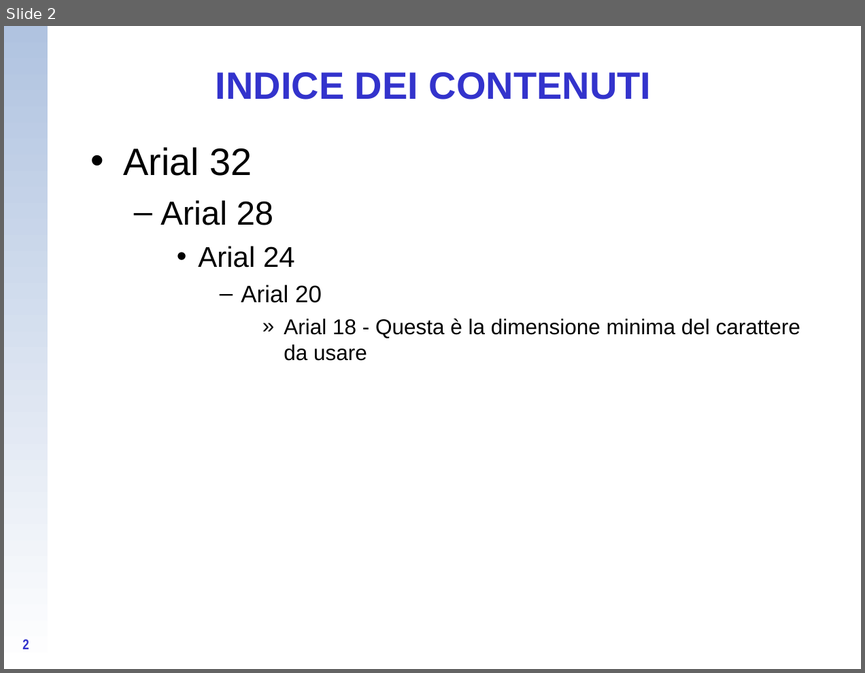
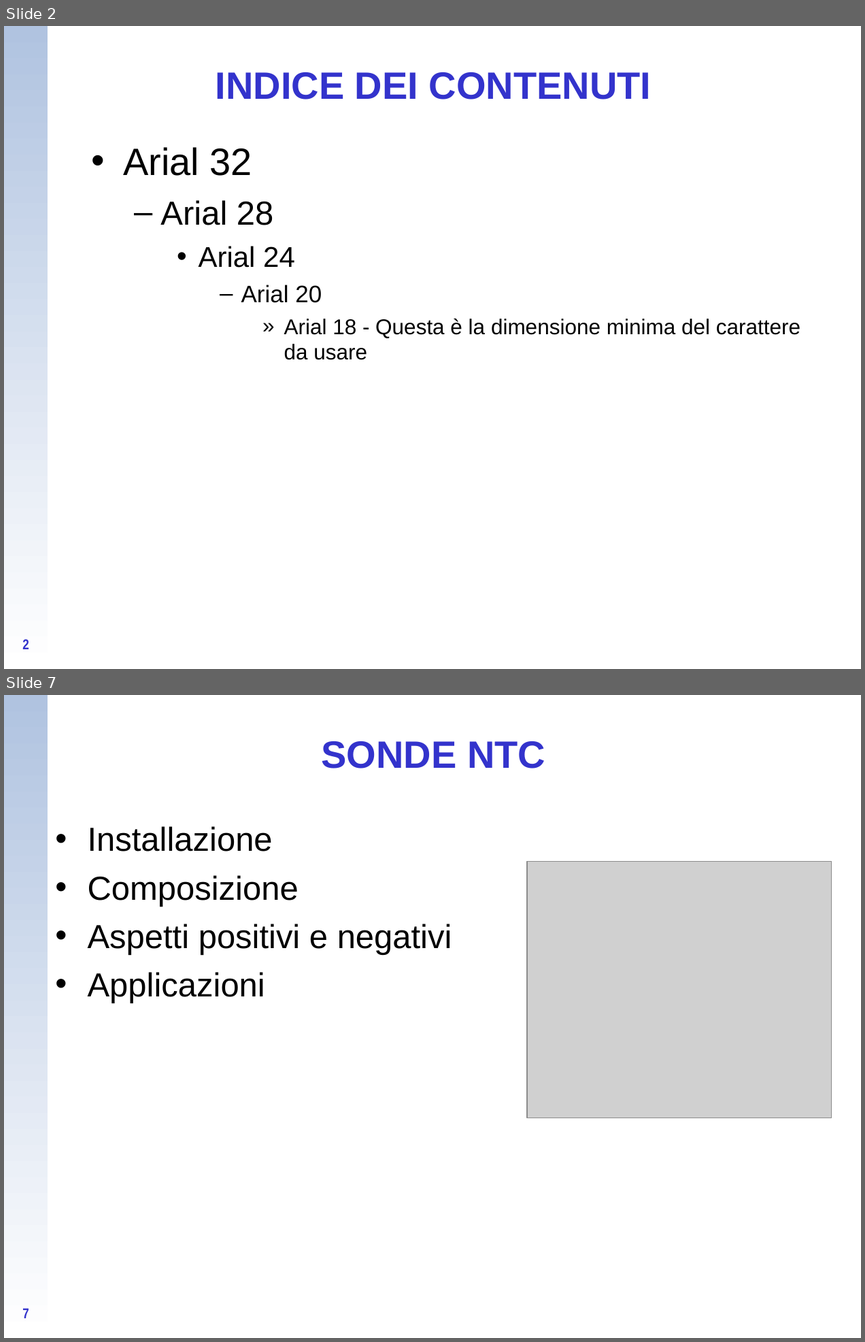
Before and after one commit to CampelloManuel/progetto-esame, a slide deck: tesina/Presentazione_tipo_Energia (te ne ho salvata una copia fusco, sei libero di usarla).ppt. Shown one above the other, each under a label of ours: slide 2 before the commit, slides 2 and 7 after it; the slides between them are not shown. The pictures are 865x673 and 865x1342 pixels, drawn with LibreOffice and Linux fonts; fonts in the diff are those of the drawing; grey boxes stand for pictures; background and template pictures are left out. Boxes give left, top, right and bottom in pixels: in the first picture for what was removed or moved away, otherwise in the second. Text is boxed around its words. In the diff, an @@ line names an element or a change of style, - is before the commit and + after.

```diff
--- a/tesina/Presentazione_tipo_Energia (te ne ho salvata una copia fusco, sei libero di usarla).ppt
+++ b/tesina/Presentazione_tipo_Energia (te ne ho salvata una copia fusco, sei libero di usarla).ppt
@@ slide 7 added at box(4, 695, 861, 1338), background picture (left out); not listed: 1 template element that a slide beside it also shows @@
@@ title added at box(321, 741, 545, 768), 32 pt, text #3333CC, bold @@
+SONDE NTC
@@ text added at box(88, 826, 452, 1003), 28 pt, text #000000 @@
+• Installazione
+• Composizione
+• Aspetti positivi e negativi
+• Applicazioni
@@ picture added at box(527, 861, 832, 1117) @@
@@ page number added at box(22, 1308, 29, 1318), 12 pt, text #3333CC, bold @@
+7
```
Also in this commit, not shown: 1 slide changed, 6 other slides added, 2 slides removed, 3 other files.
